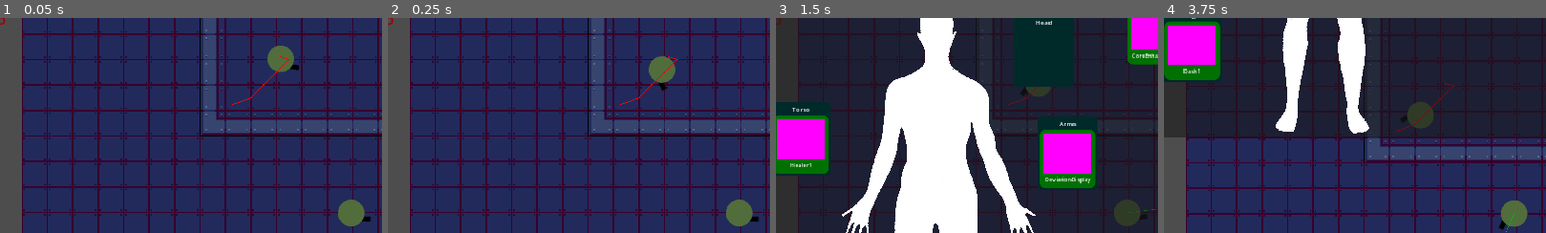
Above: before the commit, frames 1-4 (left to right).
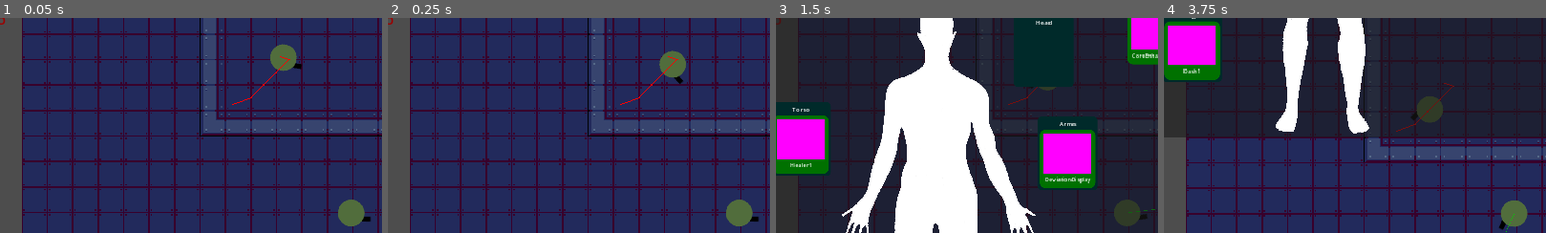
Above: after the commit, the same moments.

Repository: GrandOichii/neon-skies-godot
Game: Godot game, scene res://scenes/root.tscn
The game is run twice, just before and just after one commit, with the same random seed, the same clock (stepped at 60 frames per second) and the same inputs.
Inputs (mouse positions are % of the whole screen's width and height, from its top left):
- Up to frame 1 (0.05 s): no input
- Up to frame 2 (0.25 s): no input
- Up to frame 3 (1.5 s): move the mouse to (72, 45) at 0.52 s; hold D (right) 0.53-1.25 s; hold I (dev-im-toggle) 0.53-1.25 s; click (39, 14) at 1.27 s
- Up to frame 4 (3.75 s): tap Enter at 2, 3.5 s; move the mouse to (30, 55) at 2.02 s; hold S (down) 2.03-2.78 s; click (30, 55) at 2.1 s; tap Space (reload) at 2.75 s; move the mouse to (60, 28) at 2.77 s; hold D (right) 2.78-3.53 s; hold Tab (next-weapon) 2.78-3.53 s; move the mouse to (45, 70) at 3.52 s; hold W (up) from 3.53 s (still down); tap I (dev-im-toggle) at 3.6 s
The pictures show only the part of the screen within x 4-54%, y 5-55%; the shares and areas given below are measured in that part.

The runs differ from the first frame. In frame 1, 0.2% of the frame differs, in the area x 70-79%, y 12-26%; in frame 2, 0.8%, in the area x 68-78%, y 15-34%; in frame 3, 0.2%; in frame 4, 0.7%.

Commit message:
Added export for initial sprite rotation to enemy

Diff:
--- a/attacking/WeaponsController.gd
+++ b/attacking/WeaponsController.gd
@@ -38,7 +38,6 @@
 #
 
 func _ready():
-	print('ready')
 	for i in range(max_guns):
 		guns.push_back(null)
 
--- a/bullets/Bullet.gd
+++ b/bullets/Bullet.gd
@@ -38,5 +38,13 @@
 	if is_solid:
 		queue_free()
 	if body is TileMap:
+		# TODO sometimes tile is null for some reason
+#		var tile_map = body as TileMap
+#		var coords = tile_map.local_to_map(tile_map.to_local(global_position))
+#		var tile: TileData = tile_map.get_cell_tile_data(1, coords)
+#		print(coords, ' ', tile)
+#		var l = tile.get_custom_data('life')
+#		print(l)
+#		var tile = tile_map.get_cellv(tile_map.world_to_map(global_position))
 		# TODO for now will do, however need a way to interact with custom layers for more options when hitting tiles
 		queue_free()
--- a/common/LaserPointer.gd
+++ b/common/LaserPointer.gd
@@ -27,7 +27,7 @@
 	line_node.set_point_position(0, start)
 #	line_node.set_point_position(1, start + Vector2(laser_range, 0))
 
-func _process(delta: float):
+func _process(_delta: float):
 	var point = ray_cast_node.target_position
 	if ray_cast_node.is_colliding():
 		point = to_local(ray_cast_node.get_collision_point())
--- a/enemies/Enemy.gd
+++ b/enemies/Enemy.gd
@@ -79,6 +79,10 @@
 	ih.item = item
 
 func _ready():
+	# fix rotation
+	sprite.rotation = rotation
+	rotation = 0
+
 	for b in behaviors_container.get_children():
 		var beh = b as EnemyBehavior
 		beh.controller = self
@@ -154,6 +158,7 @@
 	queue_free()
 
 func _on_navigation_agent_2d_velocity_computed(safe_velocity):
+	# TODO still doesn't work with 4.1, will have to keep checking newer versions
 	velocity = safe_velocity
 	move_and_slide()
 	reset_target()
--- a/enemies/Enemy.tscn
+++ b/enemies/Enemy.tscn
@@ -31,6 +31,7 @@
 target_desired_distance = 4.0
 path_postprocessing = 1
 avoidance_enabled = true
+radius = 37.0
 max_speed = 1000.0
 debug_enabled = true
 
--- a/enemies/behaviors/variations/StaticInvestigate.gd
+++ b/enemies/behaviors/variations/StaticInvestigate.gd
@@ -16,7 +16,6 @@
 # private vars
 #
 
-var _degree: float
 var _rot_count: int
 var _initial_rot: float
 
@@ -80,8 +79,8 @@
 		return
 
 	controller.rot_target = Vector2(
-		_lp.x + randi_range(0, search_radius) / 2,
-		_lp.y + randi_range(0, search_radius) / 2,
+		_lp.x + randf_range(0, search_radius) / 2,
+		_lp.y + randf_range(0, search_radius) / 2,
 	)
 
 func _on_sound_listener_heard_sound(area: Area2D):
--- a/scenes/root.tscn
+++ b/scenes/root.tscn
@@ -554,9 +554,8 @@
 [node name="Basic" parent="Scene/Enemies" instance=ExtResource("14_oeotq")]
 position = Vector2(-181, -647)
 
-[node name="NavAgent" parent="Scene/Enemies/Basic" index="4"]
-path_desired_distance = 40.0
-target_desired_distance = 10.0
+[node name="Sprite" parent="Scene/Enemies/Basic" index="1"]
+rotation = -1.57079
 
 [node name="Patrol" parent="Scene/Enemies/Basic/Behaviors" index="2" node_paths=PackedStringArray("patrol_lines")]
 wait_at_point_for = 0.0
@@ -610,6 +609,8 @@
 [connection signal="thresh_changed" from="Player/Heat" to="UI/MarginContainer/Control/HBoxContainer/HeatDisplay" method="_on_heat_thresh_changed"]
 [connection signal="changed" from="Player/ImplantCharges" to="UI/MarginContainer/Control/HBoxContainer/ICDisplay" method="_on_implant_charges_changed"]
 
+[editable path="Scene/Enemies/Turret"]
+[editable path="Scene/Enemies/Turret/Sprite/AttackController"]
 [editable path="Scene/Enemies/Basic"]
 [editable path="Scene/Enemies/Basic/Sprite/AttackController"]
 [editable path="Scene/Doors/SlideDoor"]
Not shown, changed: todo.txt
